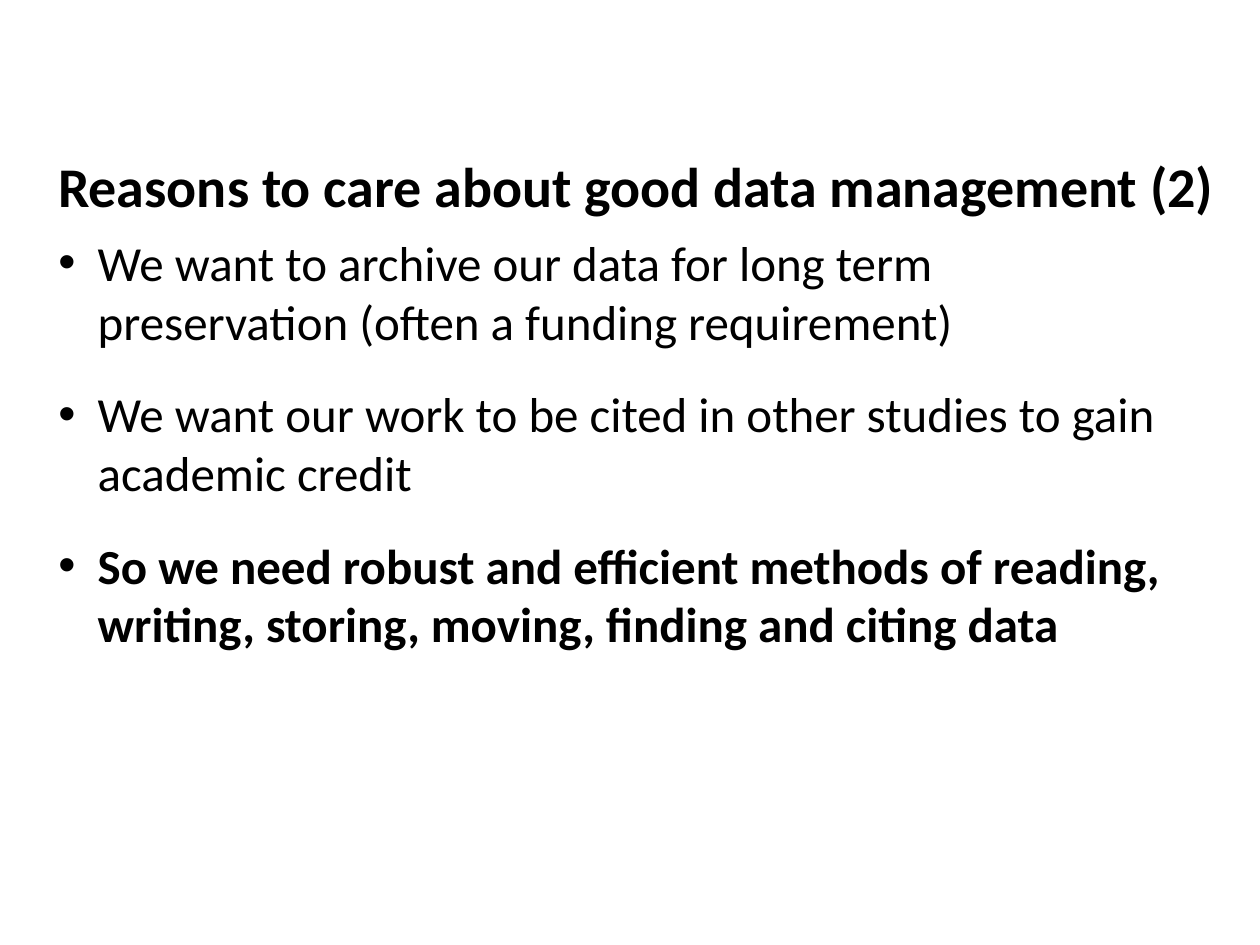
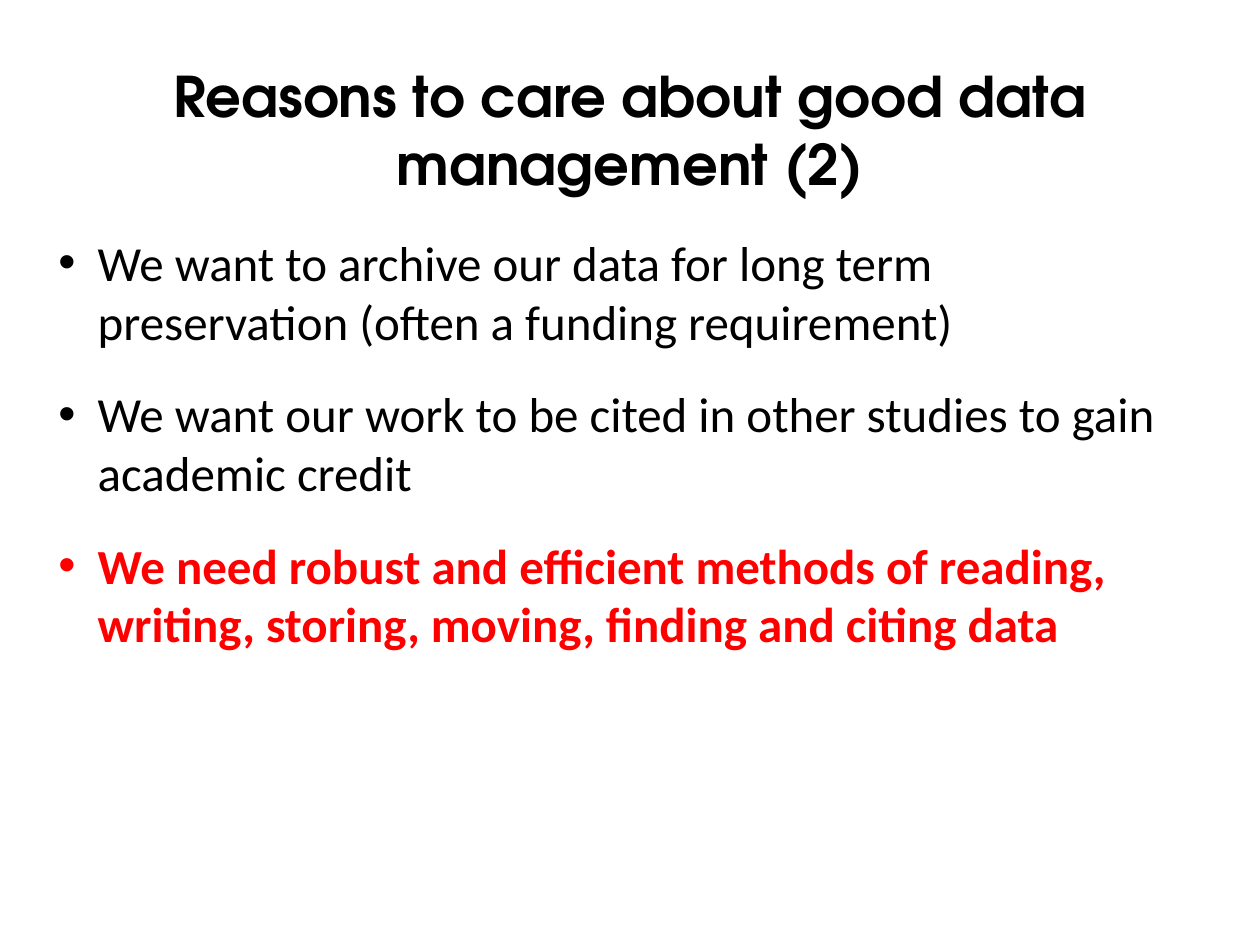
Before and after one commit to ncasuk/ncas-isc, a slide deck: slide 5 of overview_presentations/Why_good_data_curation_is_essential_for_good_science.pptx. Drawn at 1260x945 pixels with LibreOffice and Linux fonts; fonts in the diff are those of the drawing; background and template pictures are left out. Boxes give left, top, right and bottom in pixels: in the first picture for what was removed or moved away, otherwise in the second. Text is boxed around its words. In the diff, an @@ line names an element or a change of style, - is before the commit and + after.

Commit message:
Updated Data Curation presentation and added new slide template.

```diff
--- a/overview_presentations/Why_good_data_curation_is_essential_for_good_science.pptx
+++ b/overview_presentations/Why_good_data_curation_is_essential_for_good_science.pptx
@@ text "Reasons to care about good ...": place and size @@
-text "Reasons to care about good ..." at bbox=[58, 165, 1213, 217]
+text "Reasons to care about good ..." at bbox=[173, 75, 1086, 199]
@@ text "Reasons to care about good ..." at bbox=[173, 75, 1086, 199]: font Calibri to TeX Gyre Adventor @@
@@ text at bbox=[98, 549, 1106, 651]: text changed; text colour #000000 to #FF0000 @@
-• So we need robust and efficient methods of reading, writing, storing, moving, finding and citing data
+• We need robust and efficient methods of reading, writing, storing, moving, finding and citing data
```
Also in this commit, not shown: 31 other slides changed, 1 slide removed, 1 other file.
